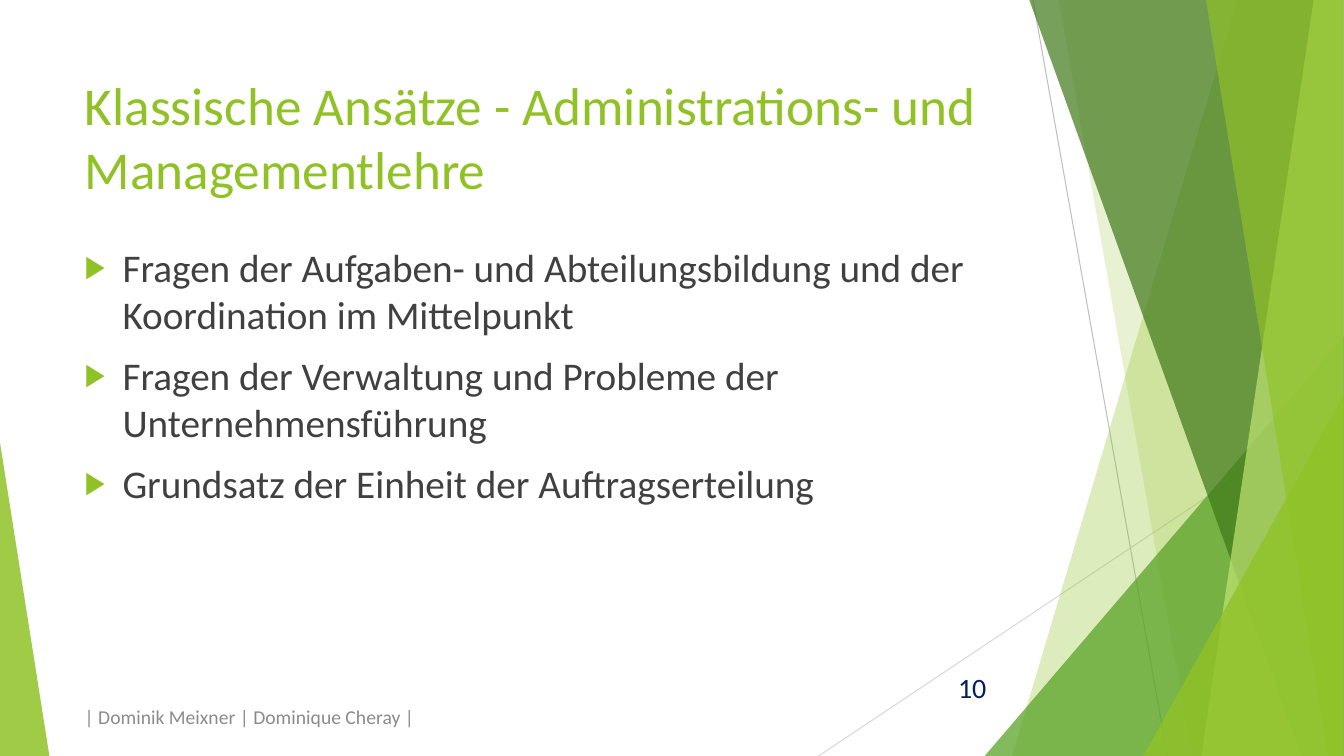
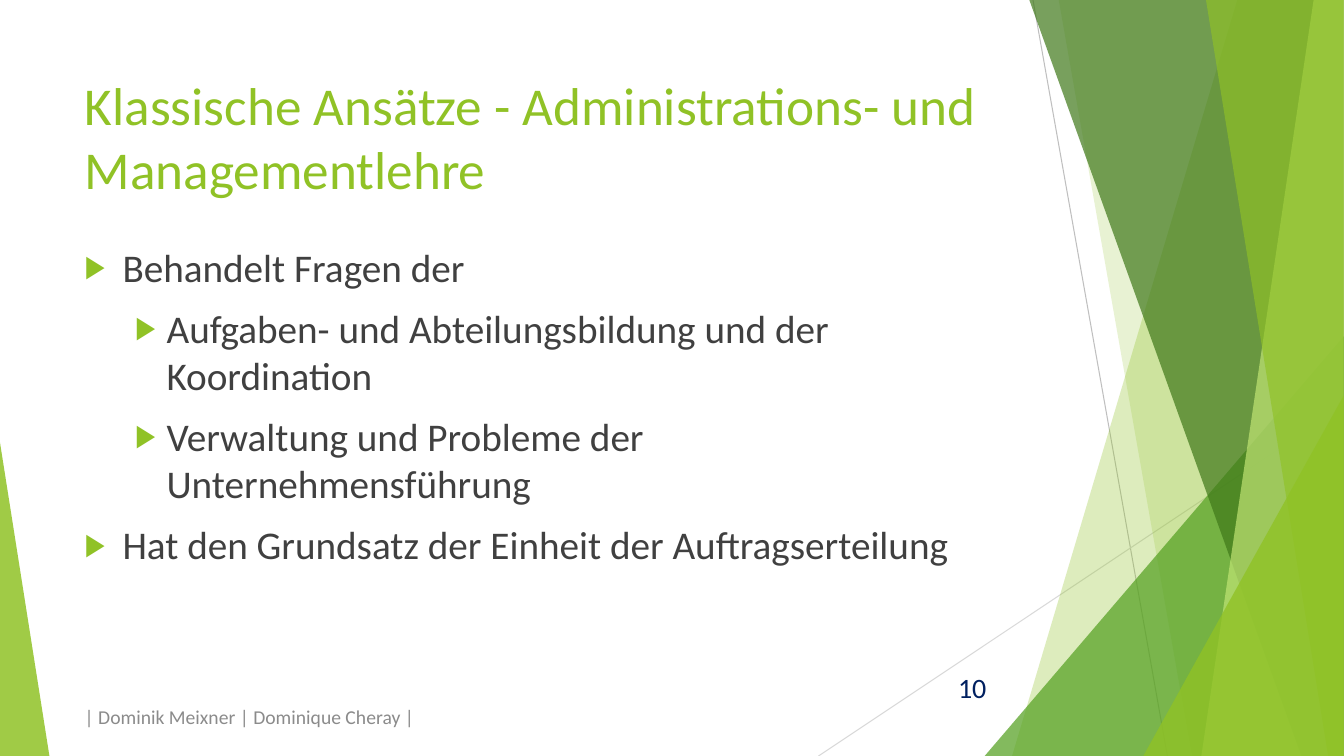
Before and after one commit to domeix/BlaBla, a slide deck: slide 10 of OrgatheoretAns/OrgatheoretAnsPraes.pptx. Drawn at 1344x756 pixels with LibreOffice and Linux fonts; fonts in the diff are those of the drawing. Boxes give left, top, right and bottom in pixels: in the first picture for what was removed or moved away, otherwise in the second. Text is boxed around its words. In the diff, an @@ line names an element or a change of style, - is before the commit and + after.

```diff
--- a/OrgatheoretAns/OrgatheoretAnsPraes.pptx
+++ b/OrgatheoretAns/OrgatheoretAnsPraes.pptx
@@ text at [123,254,948,566]: text changed @@
-▶ Fragen der Aufgaben- und Abteilungsbildung und der Koordination im Mittelpunkt
-    ▶ Fragen der Verwaltung und Probleme der Unternehmensführung
-▶ Grundsatz der Einheit der Auftragserteilung
+▶ Behandelt Fragen der
+  ▶ Aufgaben- und Abteilungsbildung und der Koordination
+  ▶ Verwaltung und Probleme der Unternehmensführung
+▶ Hat den Grundsatz der Einheit der Auftragserteilung
```
Also in this commit, not shown: 8 other slides changed, 15 slides added, 1 other file.
